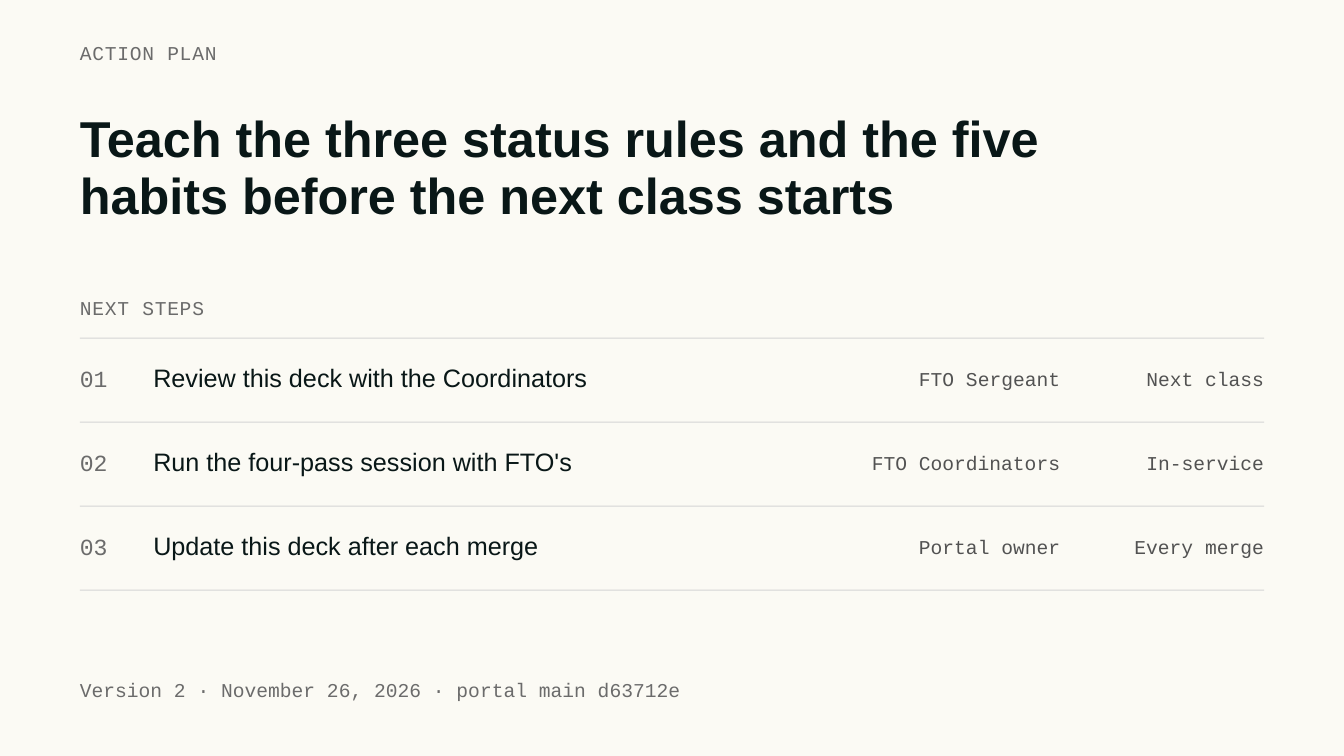
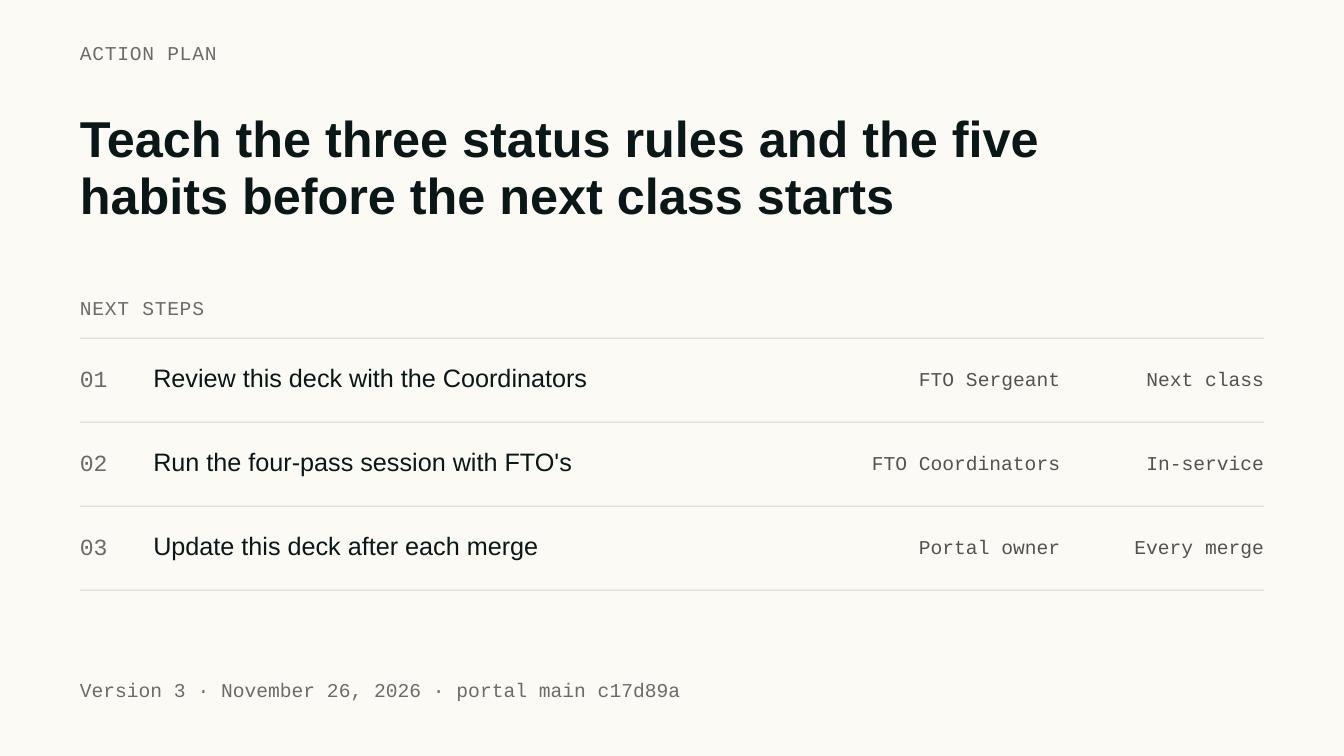
Before and after one commit to fitfo2019-dev/CPD-FTO-PORTAL, a slide deck: slide 24 of docs/training/FTO-Portal-Training-Deck.pptx (slide 23 before the commit). Drawn at 1344x756 pixels with LibreOffice and Linux fonts; fonts in the diff are those of the drawing. Boxes give left, top, right and bottom in pixels: in the first picture for what was removed or moved away, otherwise in the second. Text is boxed around its words. In the diff, an @@ line names an element or a change of style, - is before the commit and + after.

```diff
--- a/docs/training/FTO-Portal-Training-Deck.pptx
+++ b/docs/training/FTO-Portal-Training-Deck.pptx
@@ text at bbox=[80, 683, 680, 701]: text changed @@
-Version 2 · November 26, 2026 · portal main d63712e
+Version 3 · November 26, 2026 · portal main c17d89a
```
Also in this commit, not shown: 3 other slides changed, 1 slide added, 1 other file.
